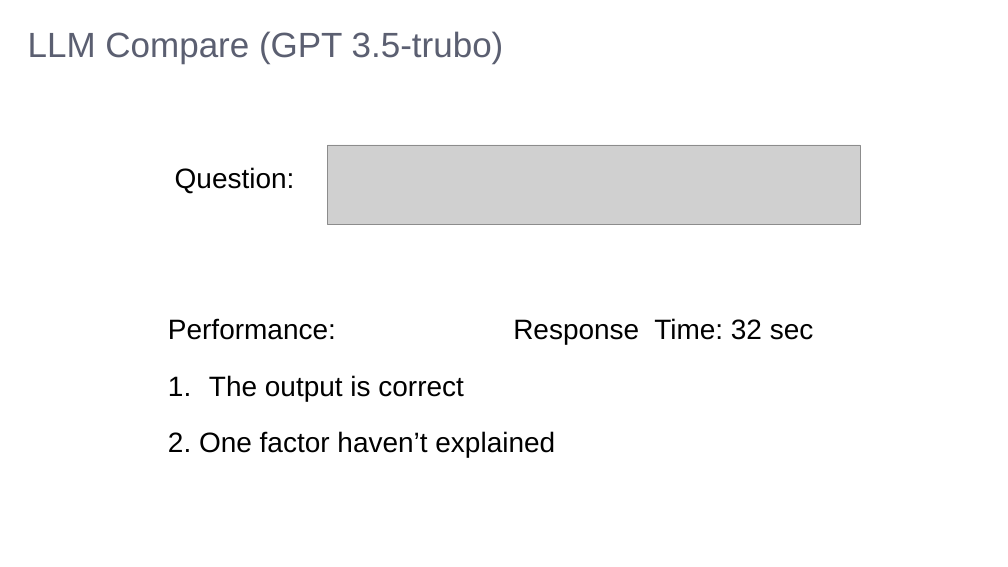
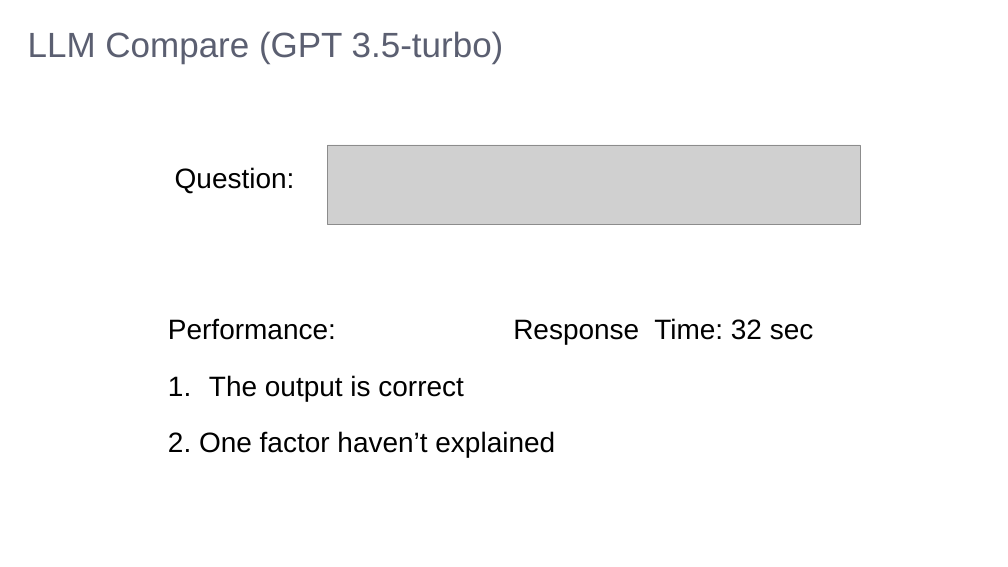
Before and after one commit to LeeMoofon0222/Vizuro_Intern, a slide deck: slide 12 of causalAi_chatBot/Chatbot.pptx. Drawn at 1008x567 pixels with LibreOffice and Linux fonts; fonts in the diff are those of the drawing; grey boxes stand for pictures. Boxes give left, top, right and bottom in pixels: in the first picture for what was removed or moved away, otherwise in the second. Text is boxed around its words. In the diff, an @@ line names an element or a change of style, - is before the commit and + after.

```diff
--- a/causalAi_chatBot/Chatbot.pptx
+++ b/causalAi_chatBot/Chatbot.pptx
@@ text at <box>28,31,504,64</box>: text changed @@
-LLM Compare (GPT 3.5-trubo)
+LLM Compare (GPT 3.5-turbo)
```
Also in this commit, not shown: 2 other slides changed, 3 slides added, 1 slide removed, 7 other files.
